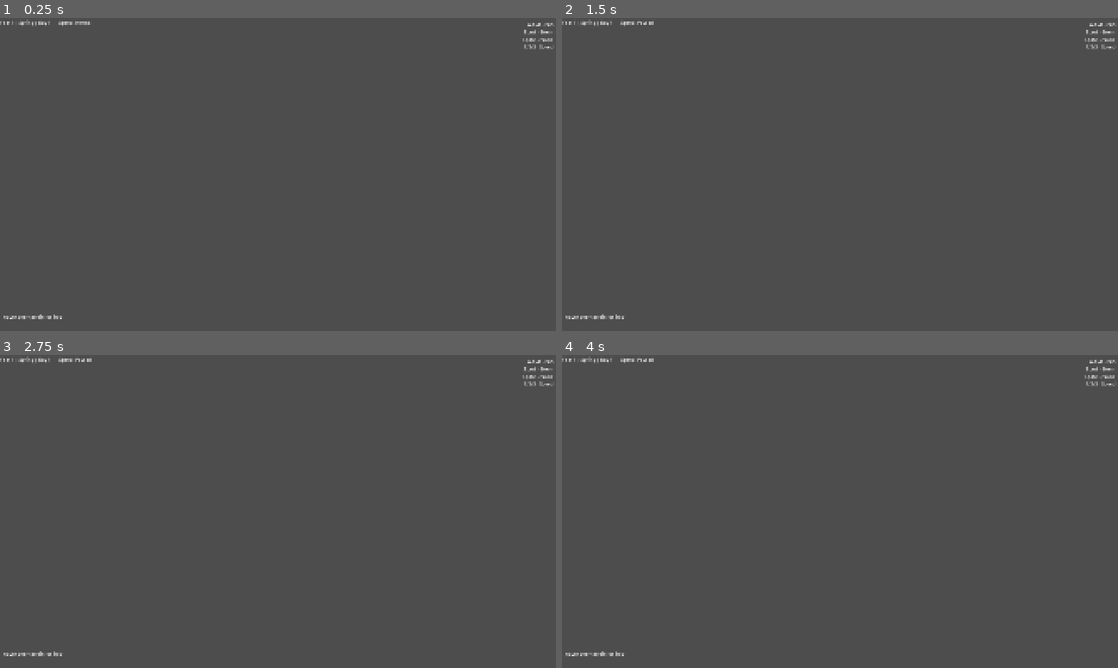
Above: before the commit, frames 1-4 (two rows, left to right).
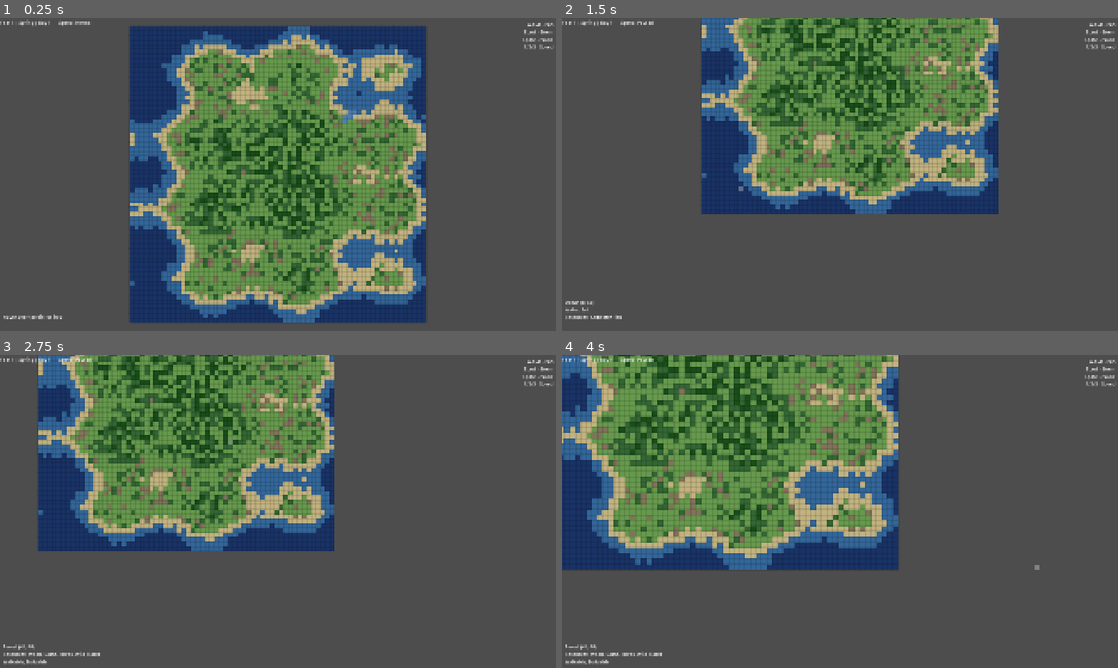
Above: after the commit, the same moments.

Repository: tyssejc/roxbury
Game: Godot game, scene res://scenes/main.tscn
Two runs of this game, one before a commit and one after it. Both use one fixed random seed, a clock stepped at 60 frames per second and the inputs below.
Inputs (mouse positions are in pixels of both pictures, inside the frame that each line leads up to):
- Up to frame 1 (0.25 s): no input
- Up to frame 2 (1.5 s): tap Enter at 0.5 s; move the mouse to (962, 158) at 0.52 s; hold S (camera_pan_down) 0.53-1.28 s; click (962, 158) at 0.67 s; tap Space at 0.77 s; move the mouse to (728, 190) at 1.27 s; tap A (camera_pan_left) at 1.35 s; click (728, 190) at 1.42 s
- Up to frame 3 (2.75 s): tap Space at 1.52, 2 s; move the mouse to (333, 442) at 2.02 s; hold D (camera_pan_right) from 2.03 s (still down); click (333, 442) at 2.17 s
- Up to frame 4 (4 s): move the mouse to (812, 574) at 2.77 s; release D (camera_pan_right) at 2.78 s; tap W (camera_pan_up) at 2.85 s; click (812, 574) at 2.92 s; tap Space at 3.02, 3.77 s; tap Enter at 3.5 s; move the mouse to (1006, 558) at 3.52 s; hold Mouse wheel up (camera_zoom_in) from 3.53 s (still down); click (1006, 558) at 3.67 s

The runs differ from the first frame. In frame 1, 50% of the frame differs, in the area x 23-77%, y 2-98%; in frame 2, 34%; in frame 3, 34%; in frame 4, 42%.
Error before the commit: Parse Error: The function signature doesn't match the parent. Parent signature is "get_name() -> StringName". (res://scripts/systems/terrain.gd:153)

Commit message:
Rename get_name to get_display_name to avoid builtin conflict
get_name() conflicts with Object.get_name() in Godot.

https://claude.ai/code/session_014XNsgcMmzZr9VTJaZCkzAS

Diff:
--- a/game/scripts/systems/terrain.gd
+++ b/game/scripts/systems/terrain.gd
@@ -150,7 +150,7 @@
 
 
 ## Get display name
-static func get_name(type: Type) -> String:
+static func get_display_name(type: Type) -> String:
 	return PROPERTIES.get(type, {}).get("name", "Unknown")
 
 
